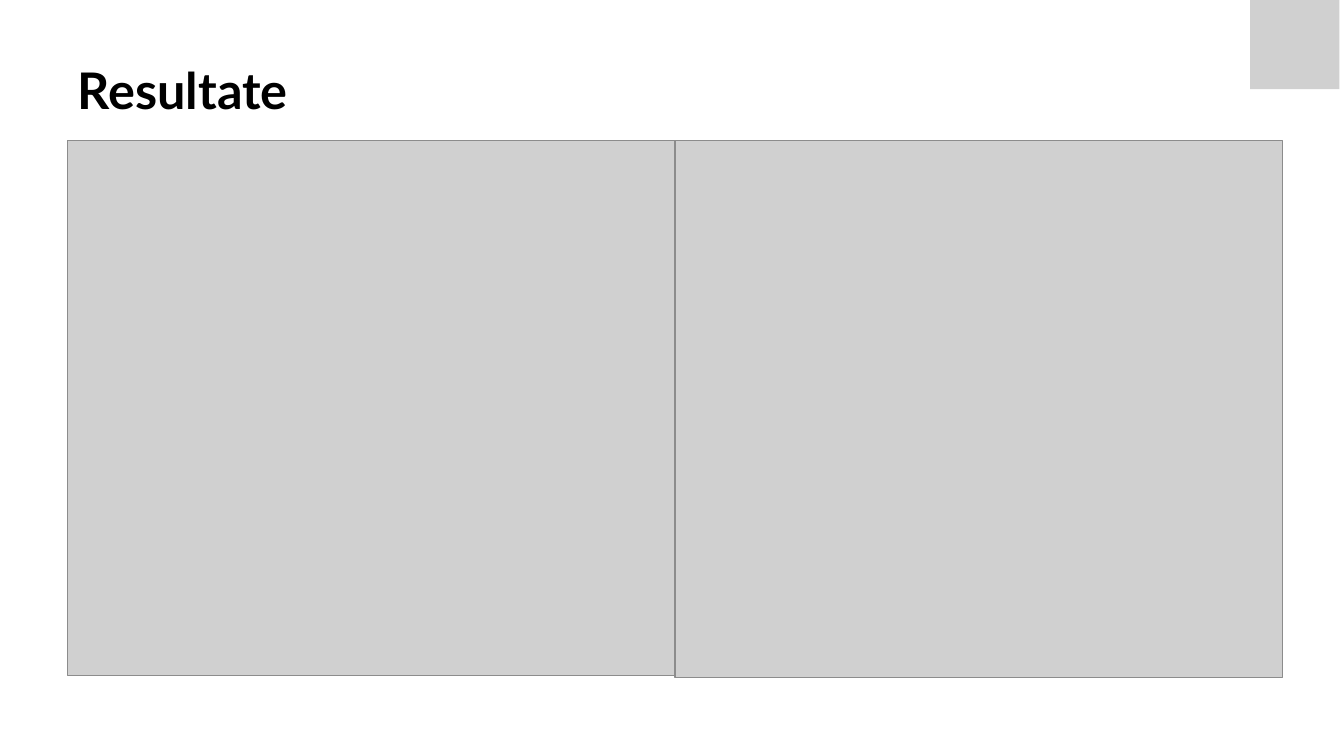
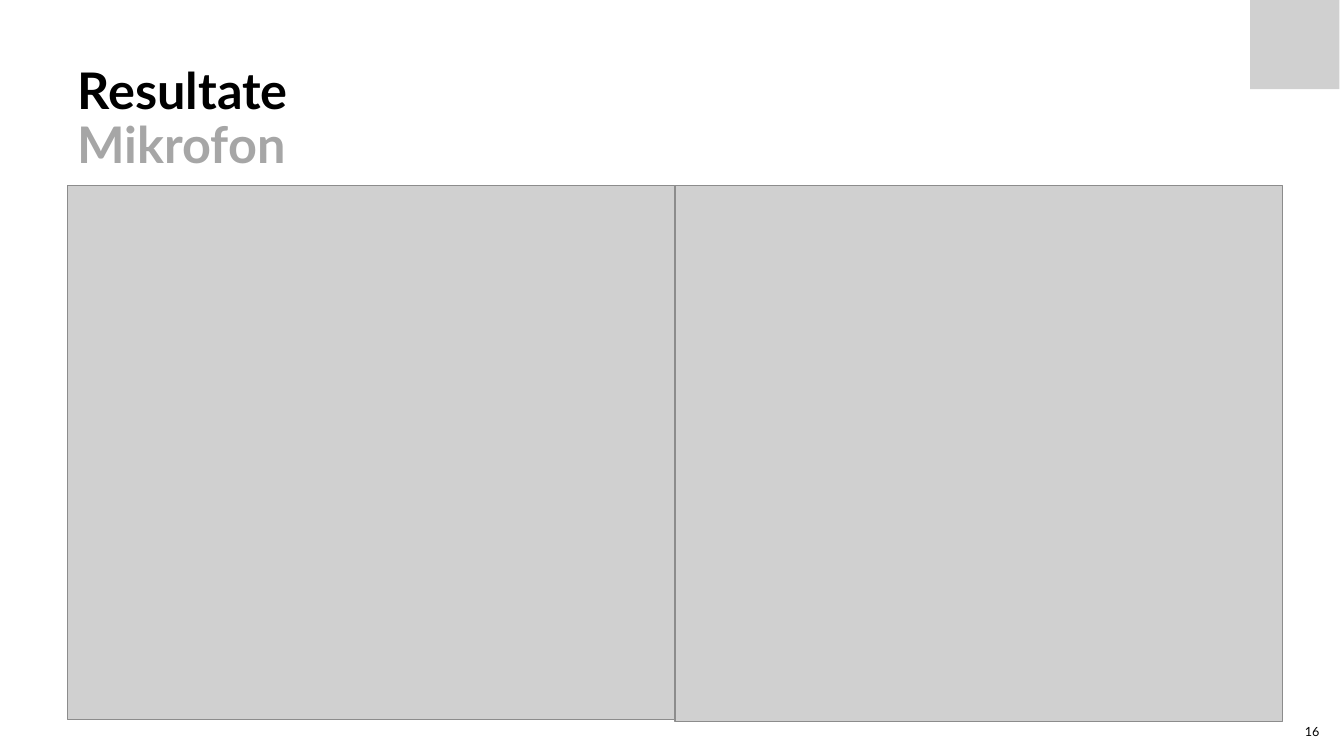
Before and after one commit to Froster2406/BAT2024, a slide deck: slide 16 of Dokumentation/presentation/BAT-EIT-FS24-Präs-Nicora-1507146.pptx (slide 13 before the commit). Drawn at 1344x756 pixels with LibreOffice and Linux fonts; fonts in the diff are those of the drawing; grey boxes stand for pictures. Boxes give left, top, right and bottom in pixels: in the first picture for what was removed or moved away, otherwise in the second. Text is boxed around its words. In the diff, an @@ line names an element or a change of style, - is before the commit and + after.

```diff
--- a/Dokumentation/presentation/BAT-EIT-FS24-Präs-Nicora-1507146.pptx
+++ b/Dokumentation/presentation/BAT-EIT-FS24-Präs-Nicora-1507146.pptx
@@ title at bbox=[78, 71, 288, 163]: text changed @@
-Resultate
+Resultate
+Mikrofon
@@ picture: place and size @@
-picture at bbox=[68, 141, 676, 676]
+picture at bbox=[68, 186, 676, 720]
@@ picture: place and size @@
-picture at bbox=[676, 141, 1284, 678]
+picture at bbox=[676, 186, 1284, 722]
@@ page number added at bbox=[1305, 727, 1320, 736], 9 pt, text #000000 @@
+16
```
Also in this commit, not shown: 16 other slides changed, 3 slides added, 2 other files.
